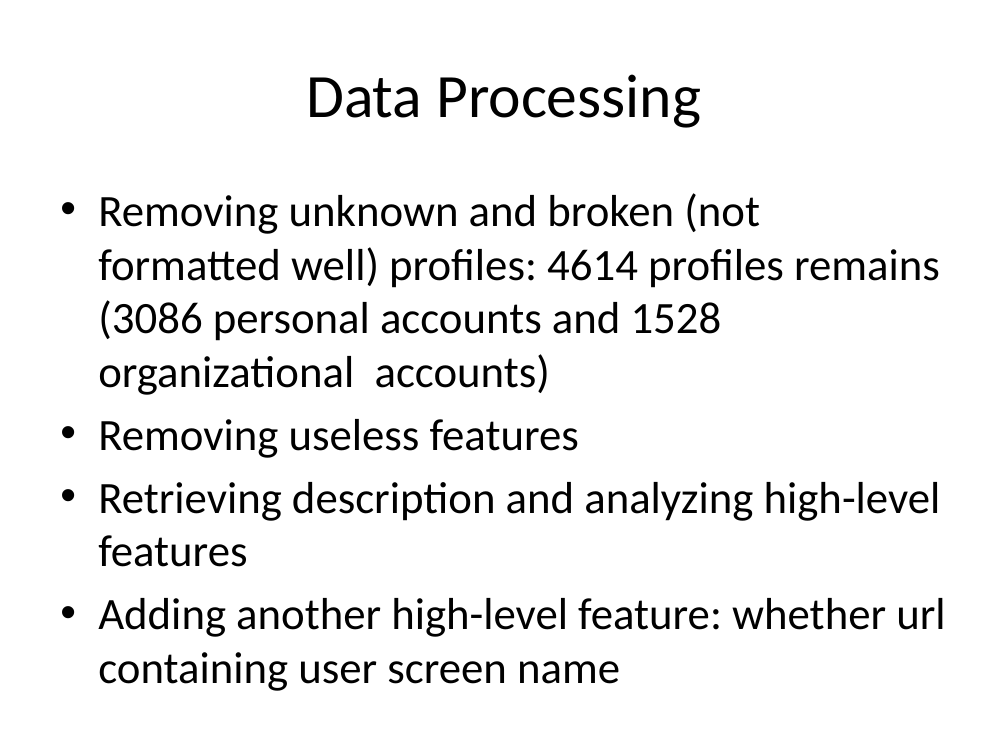
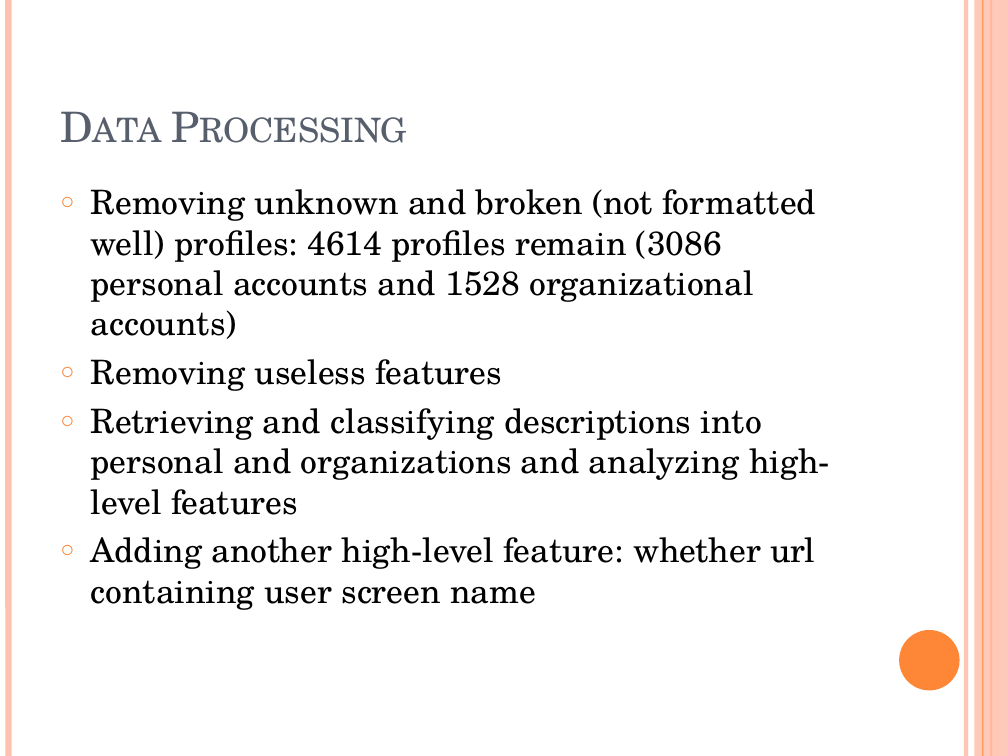
Before and after one commit to ttang10/Organization_Detection_ML, a slide deck: slide 9 of Organization Detection.pptx. Drawn at 1008x756 pixels with LibreOffice and Linux fonts; fonts in the diff are those of the drawing. Boxes give left, top, right and bottom in pixels: in the first picture for what was removed or moved away, otherwise in the second. Text is boxed around its words. In the diff, an @@ line names an element or a change of style, - is before the commit and + after.

```diff
--- a/Organization Detection.pptx
+++ b/Organization Detection.pptx
@@ line added from (8, 0) to (8, 756), #FEC3AE 4.5 pt @@
@@ line added from (966, 0) to (966, 756), #FEC3AE 3 pt @@
@@ rectangle added at (975, 0, 1008, 756), fill #FEC3AE at 87% opacity @@
@@ line added from (983, 0) to (983, 756), #FE8637 0.75 pt @@
@@ line added from (991, 0) to (991, 756), #FE8637 1.5 pt @@
@@ title "Data Processing" at (50, 30, 874, 156): size 44 to 30 pt, font Calibri to TeX Gyre Schola, text colour #000000 to #575F6D, small capitals on; alignment centre to left; vertical alignment middle to bottom @@
@@ text at (91, 189, 816, 339): text changed; size 32 to 24 pt; font Calibri to TeX Gyre Schola @@
-• Removing unknown and broken (not formatted well) profiles: 4614 profiles remains (3086 personal accounts and 1528 organizational accounts)
+○ Removing unknown and broken (not formatted well) profiles: 4614 profiles remain (3086 personal accounts and 1528 organizational accounts)
@@ text at (91, 359, 815, 610): size 32 to 24 pt, font Calibri to TeX Gyre Schola in "Removing useless features", "Adding another high-level feature: whether url containing ..."; bullet • to ○ @@
@@ text at (91, 408, 830, 515): text changed; size 32 to 24 pt; font Calibri to TeX Gyre Schola @@
-• Retrieving description and analyzing high-level features
+○ Retrieving and classifying descriptions into personal and organizations and analyzing high-level features
@@ ellipse added at (899, 630, 960, 690), fill #FE8637 @@
```
Also in this commit, not shown: 19 other slides changed, 2 slides added.
